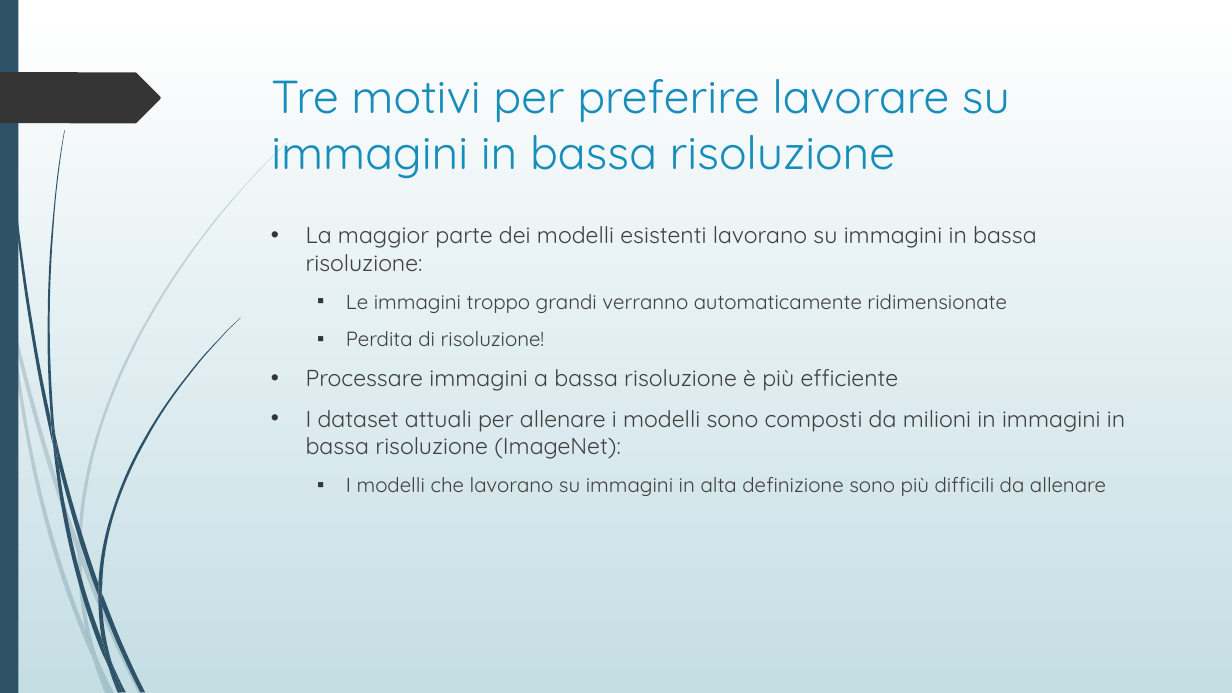
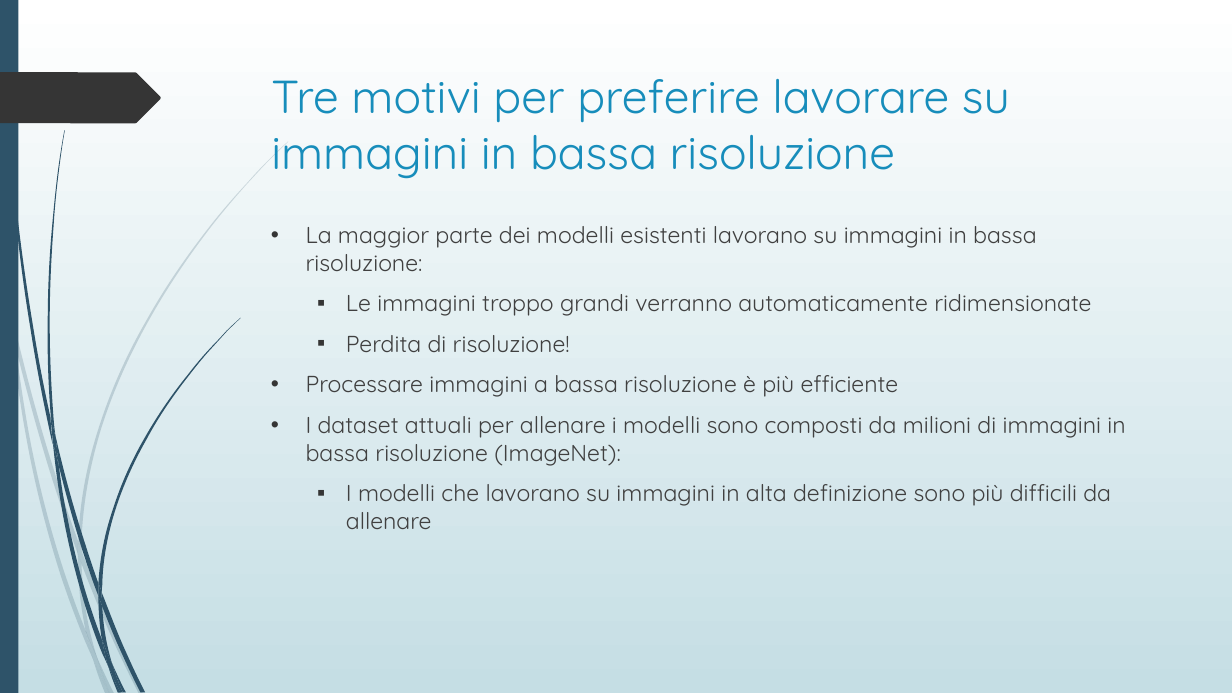
Before and after one commit to davide97l/Tesi-Laurea-Triennale, a slide deck: slide 5 of presentazione_tesi.pptx. Drawn at 1232x693 pixels with LibreOffice and Linux fonts; fonts in the diff are those of the drawing. Boxes give left, top, right and bottom in pixels: in the first picture for what was removed or moved away, otherwise in the second. Text is boxed around its words. In the diff, an @@ line names an element or a change of style, - is before the commit and + after.

Commit message:
modified presentation

```diff
--- a/presentazione_tesi.pptx
+++ b/presentazione_tesi.pptx
@@ text at <box>346,294,1111,529</box>: size 16 to 18 pt in "Le immagini troppo grandi verranno automaticamente ridimensi ...", "Perdita di risoluzione!", "I modelli che lavorano su immagini in ..." @@
@@ text at <box>306,416,1125,466</box>: text changed @@
-• I dataset attuali per allenare i modelli sono composti da milioni in immagini in bassa risoluzione (ImageNet):
+• I dataset attuali per allenare i modelli sono composti da milioni di immagini in bassa risoluzione (ImageNet):
```
Also in this commit, not shown: 9 other slides changed, 3 other files.
